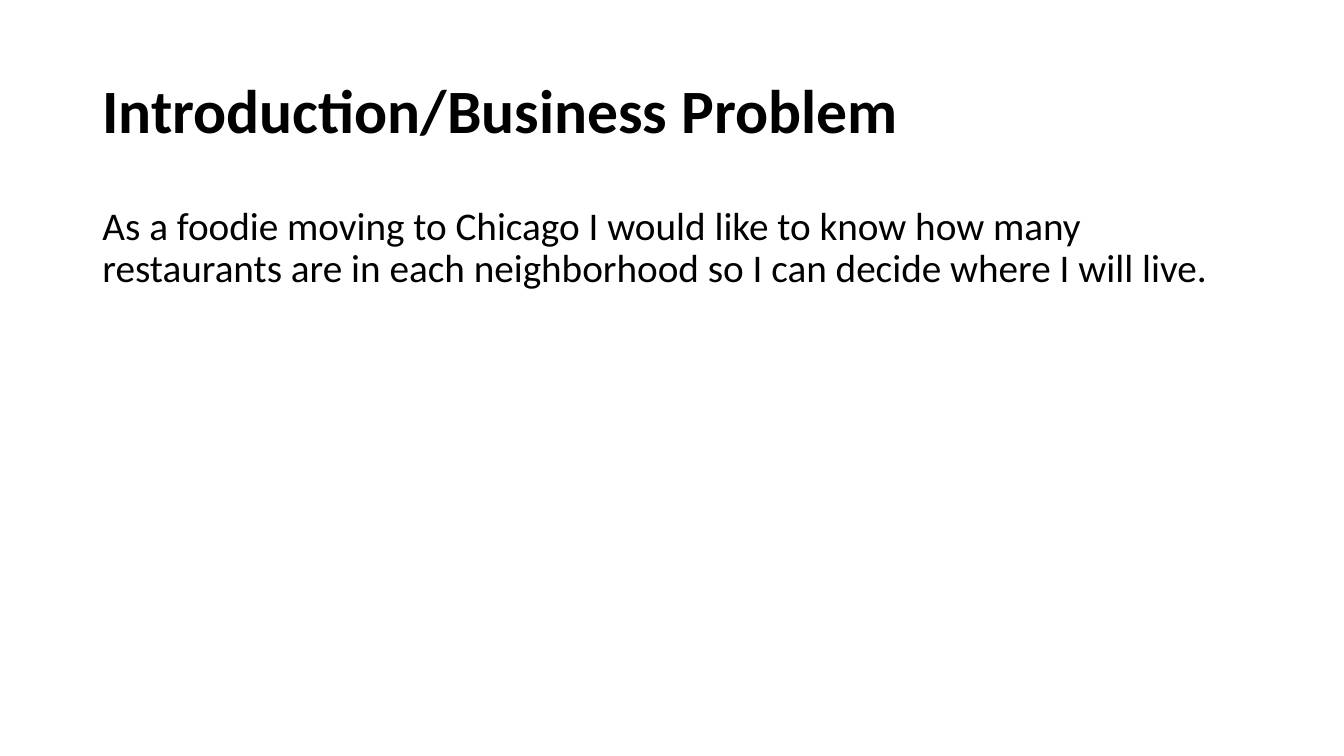
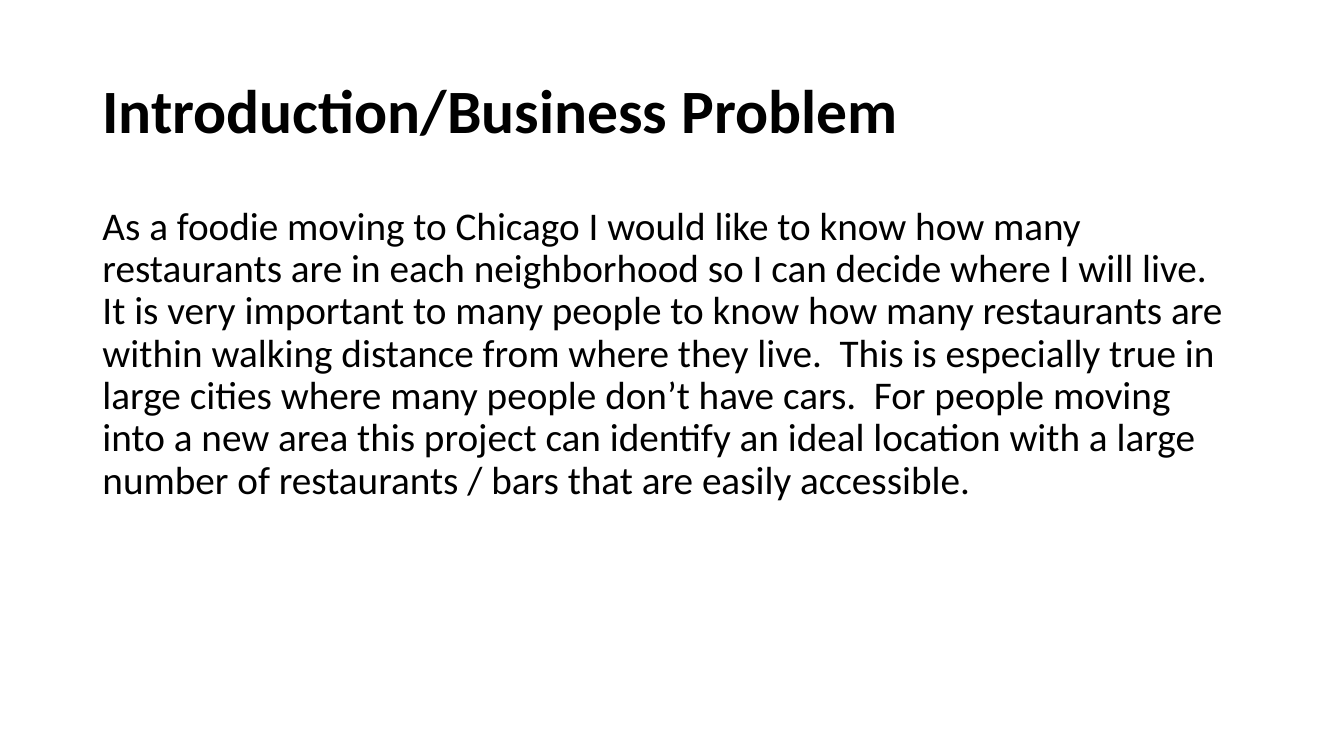
Before and after one commit to coxprestbury/Capstone, a slide deck: slide 2 of Capstone.pptx. Drawn at 1344x756 pixels with LibreOffice and Linux fonts; fonts in the diff are those of the drawing. Boxes give left, top, right and bottom in pixels: in the first picture for what was removed or moved away, otherwise in the second. Text is boxed around its words. In the diff, an @@ line names an element or a change of style, - is before the commit and + after.

Commit message:
Updated Introduction

```diff
--- a/Capstone.pptx
+++ b/Capstone.pptx
@@ text at box(102, 212, 1222, 501): text changed @@
-As a foodie moving to Chicago I would like to know how many restaurants are in each neighborhood so I can decide where I will live.
+As a foodie moving to Chicago I would like to know how many restaurants are in each neighborhood so I can decide where I will live. It is very important to many people to know how many restaurants are within walking distance from where they live. This is especially true in large cities where many people don’t have cars. For people moving into a new area this project can identify an ideal location with a large number of restaurants / bars that are easily accessible.
```
Also in this commit, not shown: 1 other slide changed, 1 other file.
